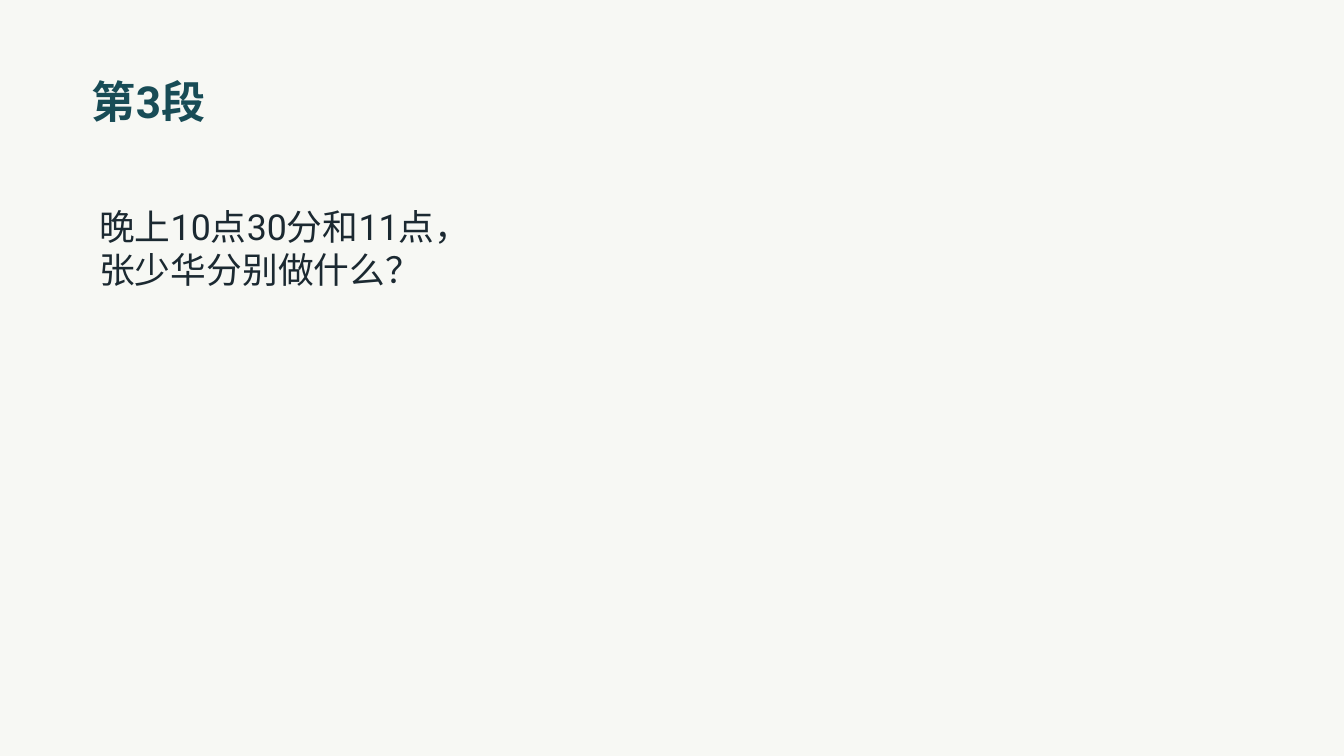
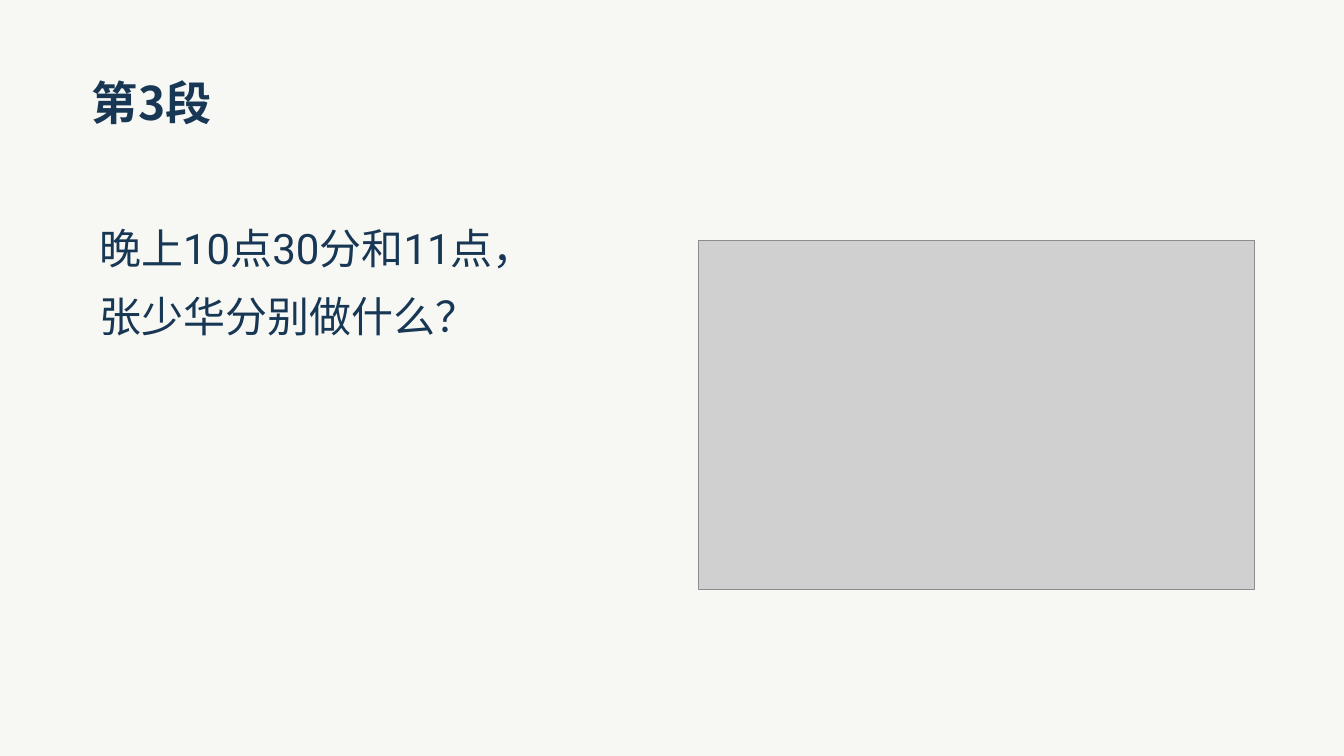
Before and after one commit to lf9675/huawentong-home, a slide deck: slide 7 of du/textbook/1hcl/unit6/shicheng-xuexi/teacher-slides.pptx. Drawn at 1344x756 pixels with LibreOffice and Linux fonts; fonts in the diff are those of the drawing; grey boxes stand for pictures. Boxes give left, top, right and bottom in pixels: in the first picture for what was removed or moved away, otherwise in the second. Text is boxed around its words. In the diff, an @@ line names an element or a change of style, - is before the commit and + after.

```diff
--- a/du/textbook/1hcl/unit6/shicheng-xuexi/teacher-slides.pptx
+++ b/du/textbook/1hcl/unit6/shicheng-xuexi/teacher-slides.pptx
@@ text "第3段" at bbox=[92, 80, 212, 124]: size 31.5 to 33 pt, font Roboto to Noto Sans CJK SC, text colour #184C56 to #173754 @@
@@ text "晚上10点30分和11点，" at bbox=[99, 228, 535, 336]: size 25.5 to 30 pt, text colour #1B2931 to #173754; line spacing 1 to 1.35 @@
@@ picture added at bbox=[699, 240, 1255, 589] @@
```
Also in this commit, not shown: 26 other slides changed, 6 slides added, 1 slide removed, 16 other files.
